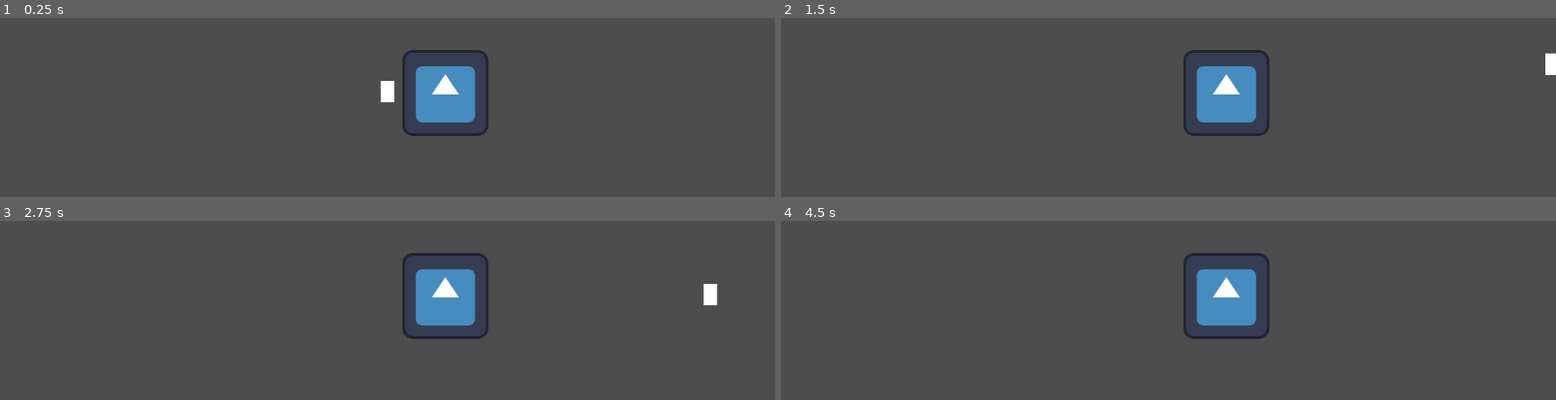
Above: before the commit, frames 1-4 (two rows, left to right).
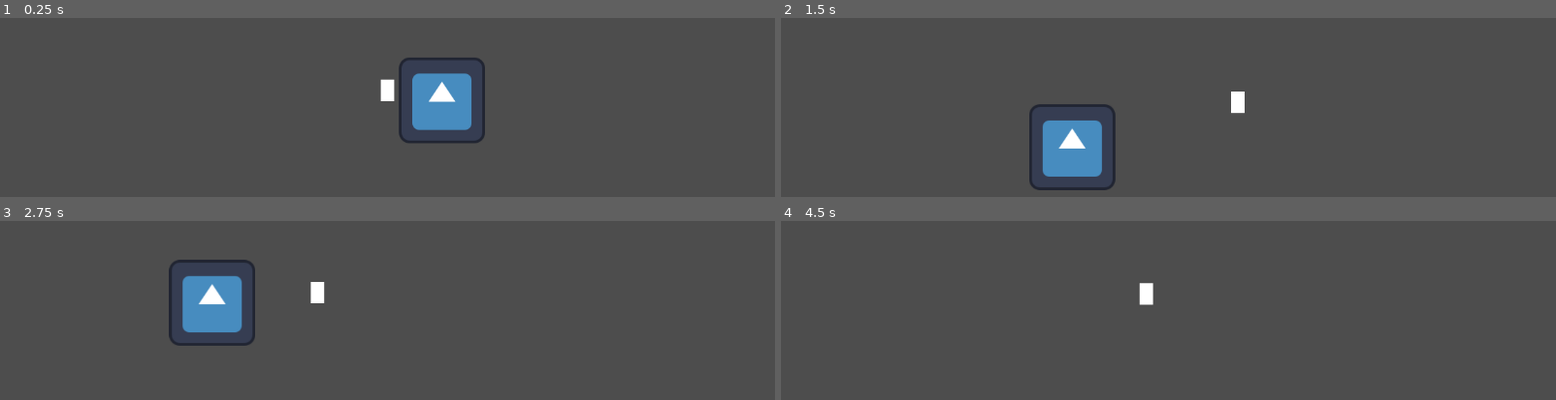
Above: after the commit, the same moments.

Repository: paavoto7/ggj-2026
Game: Godot game, scene res://Scenes/level1.tscn
The game is run twice, just before and just after one commit, with the same random seed, the same clock (stepped at 60 frames per second) and the same inputs. The engine's default icon, where the game draws it, is replaced by a stand-in: a white triangle on a blue panel in a dark square.
Inputs:
- Up to frame 1 (0.25 s): no input
- Up to frame 2 (1.5 s): hold D (move_right) from 0.53 s (still down); tap Space (jump) at 0.77 s
- Up to frame 3 (2.75 s): tap Space (jump) at 1.52 s; release D (move_right) at 2.03 s; hold A (move_left) from 2.03 s (still down)
- Up to frame 4 (4.5 s): release A (move_left) at 2.78 s; hold D (move_right) 2.78-4.28 s; tap Space (jump) at 3.02, 3.77 s; hold A (move_left) from 4.28 s (still down)

The runs differ from the first frame. In frame 1, 2.4% of the frame differs, in the area x 49-64%, y 17-70%; in frame 2, 6.4%; in frame 3, 6.8%, in the area x 21-93%, y 17-70%; in frame 4, 3.4%.

Commit message:
A simple test-collide object

Diff:
--- a/Scenes/level1.tscn
+++ b/Scenes/level1.tscn
@@ -5,13 +5,18 @@
 
 [sub_resource type="WorldBoundaryShape2D" id="WorldBoundaryShape2D_4hvuo"]
 
+[sub_resource type="RectangleShape2D" id="RectangleShape2D_vly50"]
+size = Vector2(125, 123)
+
 [node name="Node2D" type="Node2D" unique_id=259014528]
 
 [node name="Player" parent="." unique_id=1799530315 instance=ExtResource("1_4hvuo")]
-position = Vector2(0, -18)
+z_index = 10
+position = Vector2(1, -18)
 speed = 600.0
 
-[node name="Camera2D" type="Camera2D" parent="." unique_id=2049018139]
+[node name="Camera2D" type="Camera2D" parent="Player" unique_id=2049018139]
+position = Vector2(0, 18)
 position_smoothing_enabled = true
 
 [node name="StaticBody2D" type="StaticBody2D" parent="." unique_id=431219131]
@@ -19,6 +24,11 @@
 [node name="CollisionShape2D" type="CollisionShape2D" parent="StaticBody2D" unique_id=513524557]
 shape = SubResource("WorldBoundaryShape2D_4hvuo")
 
-[node name="Icon" type="Sprite2D" parent="." unique_id=740563711]
-position = Vector2(86, -13)
+[node name="Area2D" type="StaticBody2D" parent="." unique_id=1619891888]
+position = Vector2(82, 0)
+
+[node name="CollisionShape2D" type="CollisionShape2D" parent="Area2D" unique_id=556776981]
+shape = SubResource("RectangleShape2D_vly50")
+
+[node name="Icon" type="Sprite2D" parent="Area2D" unique_id=740563711]
 texture = ExtResource("2_vly50")
